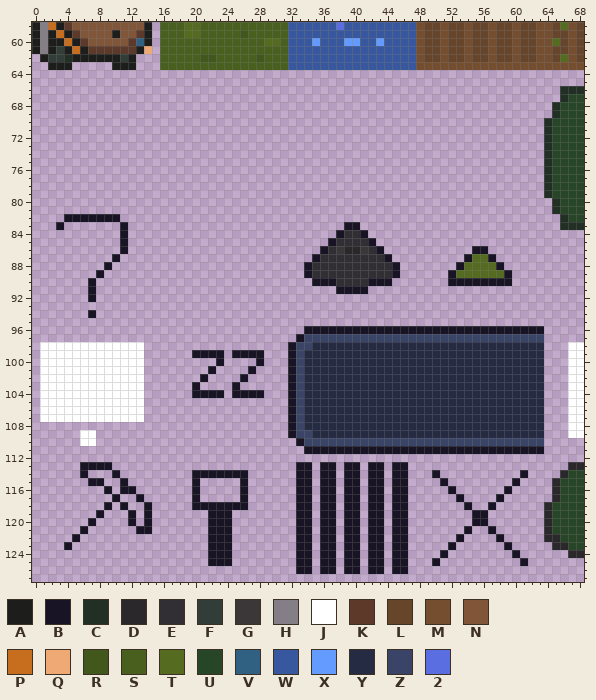
One commit to this pixel-art file: assets/tileset_new.aseprite. Above, as it was before the edit.
128x128 pixels, 1 frame. Colours within 5 levels of each other are drawn and written as one. Shown: x 0..68, y 58..127. The commit also changed other parts of the picture, which this record leaves out.
Palette (. is transparent): A #1d1d1c  B #181425  C #212f25  D #2b282c  E #322f34  F #323c39  G #3b3739  H #847e87  J #ffffff  K #5d3929  L #67452b  M #754d2f  N #805538  P #c66d1e  Q #eea975  R #41571c  S #485f1e  T #556c20  U #274527  V #306082  W #37589e  X #639bff  Y #262b44  Z #3a4466  2 #5b6ee1
And afterwards:
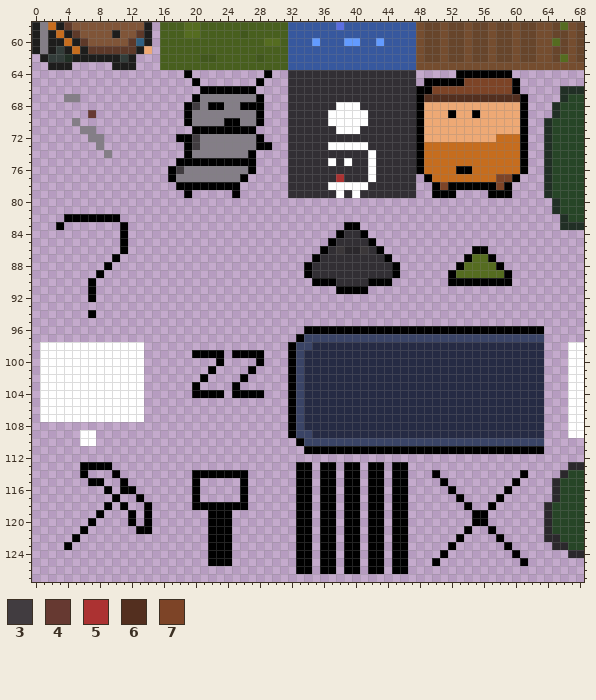
Colours new in this view: 3 #413c40  4 #663931  5 #ac3232  6 #532f1f  7 #7d4427
Edits made:
colour B: #181425 -> #000000
Changed rows in their new state; - is a pixel that keeps its letter.
first column x 4:
 64 ---------------B---------B--EEEEEEEEEEEEEEEE-----BBBBBBB--
 65 ----------------B-------B---EEEEEEEEEEEEEEEE-BBBBB777777B-
 66 -----------------BBBBBBB----EEEEEEEEEEEEEEEEBB7777777777B-
 67 HH--------------BHHHHHHHB---EEEEEEEEEEEEEEEEB666666666666B
 68 ---------------B3HBBHHBBB---EEEEEEJJJEEEEEEEBQQQQQQQQQQQQB
 69 ---4-----------BHHHHHHHHB---EEEEEJJJJJEEEEEEBQQQBQQBQQQQQB
 70 -H-------------BHHHHBBHHB---EEEEEJJJJJEEEEEEBQQQQQQQQQQQQB
 71 --HH------------BBBBBBBB----EEEEEEJJJEEEEEEEBQQQQQQQQQQQQB
 72 ---HH---------BB3HHHHHHHB---EEEEEEEEEEEEEEEEBQQQQQQQQQPPPB
 73 ----H----------B3HHHHHHHBB--EEEEEJJJJJEEEEEEBPPPPPPPPPPPPB
 74 -----H---------BHHHHHHHB----EEEEEEEEEEJEEEEEBPPPPPPPPPPPPB
 75 --------------BBBBBBBBBB----EEEEEJEJEEJEEEEEBPPPPPPPPPPPPB
 76 -------------B3HHHHHHHHB----EEEEEEEEEEJEEEEEBPPPPBBPPPPPPB
 77 -------------BHHHHHHHHB-----EEEEEE5EEEJEEEEE-BPPPPPPPP77B-
 78 --------------BBBBBBBB------EEEEEJJJJJEEEEEE--B7BBBBBB7B--
 79 ---------------B-----B------EEEEEEJEJEEEEEEE--BBB----BBB--
